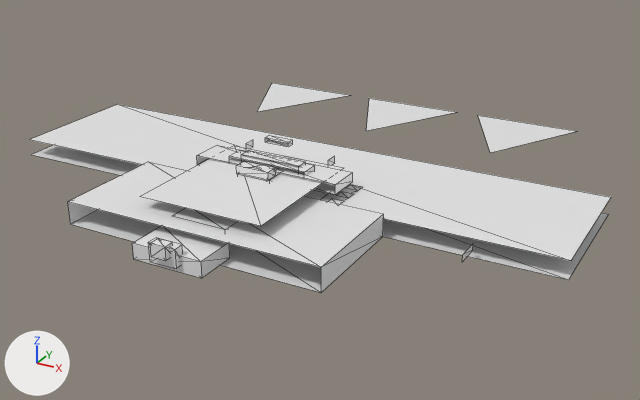
One commit to the OBJ model GameData/Meshes/Designs/terran/terran_bomber_mk2_24.obj: the scene before it, then after it.
Both versions are drawn from a camera (50 mm lens) standing at (4.35, -7.28, 3.56) and looking at (0.25, 0.18, -0.17). Lighting does not change. The marker at lower left points along +X, +Y and +Z. The picture after the commit comes second. Mesh edges are drawn as thin lines. Where no turn or scale is listed for an object, it has been applied to the vertices. Vertices at exactly the same position are counted once.

Before the edit, the objects in view are built like this:
```python
me_terran_bomber_mk2_24 = bpy.data.meshes.new('terran_bomber_mk2_24')
me_terran_bomber_mk2_24.from_pydata(...)  # 345 vertices, 335 faces; spans x -3.03..3.03, y -2.16..3.16, z 0.0..0.59
ob_terran_bomber_mk2_24 = bpy.data.objects.new('terran_bomber_mk2_24', me_terran_bomber_mk2_24)
ob_terran_bomber_mk2_24.location = (0.0, 0.0, 0.0)
```
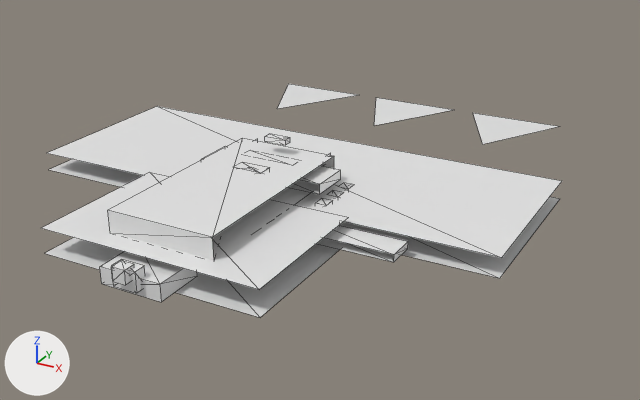
Boxes [x1, y1, x2, y2] around the edits, measured in the pictures (640 x 400 px; the box of a moved part takes in the faces that stretch with it):
'terran_bomber_mk2_24', reshaped (11% narrower, 11% taller): before [29, 83, 611, 292]; after [42, 84, 562, 317]
part 1 of me_terran_bomber_mk2_24, added: after [100, 252, 197, 302]
part 2 of me_terran_bomber_mk2_24, added: after [112, 259, 145, 293]
part 3 of me_terran_bomber_mk2_24, moved or reshaped: before [150, 239, 172, 261]; after [111, 261, 134, 285]
part 4 of me_terran_bomber_mk2_24, moved or reshaped: before [197, 145, 353, 194]; after [201, 146, 341, 194]
part 5 of me_terran_bomber_mk2_24, moved or reshaped (not visible afterwards): before [229, 150, 315, 176]
part 6 of me_terran_bomber_mk2_24, moved or reshaped (not visible afterwards): before [172, 208, 239, 230]
part 7 of me_terran_bomber_mk2_24, moved or reshaped: before [68, 162, 384, 292]; after [317, 225, 408, 262]
part 8 of me_terran_bomber_mk2_24, moved or reshaped (not visible afterwards): before [246, 140, 253, 149]
part 9 of me_terran_bomber_mk2_24, moved or reshaped (not visible afterwards): before [328, 156, 335, 165]
part 10 of me_terran_bomber_mk2_24, moved or reshaped (not visible afterwards): before [241, 150, 306, 167]
part 11 of me_terran_bomber_mk2_24, added: after [233, 162, 270, 174]
part 12 of me_terran_bomber_mk2_24, moved or reshaped: before [346, 185, 363, 192]; after [338, 183, 354, 189]
part 13 of me_terran_bomber_mk2_24, moved or reshaped: before [336, 192, 354, 199]; after [327, 190, 343, 197]
part 14 of me_terran_bomber_mk2_24, rebuilt: before [31, 145, 608, 280]; after [49, 159, 560, 278]
part 15 of me_terran_bomber_mk2_24, rebuilt (11% narrower): before [29, 104, 611, 261]; after [47, 106, 562, 258]
part 16 of me_terran_bomber_mk2_24, rebuilt (14% narrower, 13% shorter): before [257, 83, 350, 112]; after [277, 84, 357, 109]
part 17 of me_terran_bomber_mk2_24, rebuilt (12% narrower, 18% shorter): before [366, 98, 456, 131]; after [374, 98, 453, 125]
part 18 of me_terran_bomber_mk2_24, rebuilt (11% narrower, 18% shorter): before [478, 115, 576, 153]; after [473, 113, 560, 144]
part 19 of me_terran_bomber_mk2_24, deleted (mostly hidden): before [132, 135, 473, 278]
part 20 of me_terran_bomber_mk2_24, built on: before [140, 146, 344, 226]; after [42, 134, 349, 317]

Patch to the scene script:
```diff
--- a/GameData/Meshes/Designs/terran/terran_bomber_mk2_24.obj.py
+++ b/GameData/Meshes/Designs/terran/terran_bomber_mk2_24.obj.py
@@ me_terran_bomber_mk2_24 @@
-me_terran_bomber_mk2_24.from_pydata(...)  # 345 vertices, 335 faces; spans x -3.03..3.03, y -2.16..3.16, z 0.0..0.59
+me_terran_bomber_mk2_24.from_pydata(...)  # 345 vertices, 343 faces; spans x -2.53..2.53, y -2.65..3.23, z 0.0..0.61
+# me_terran_bomber_mk2_24 part 1: a new loose piece, a box spanning x -0.31..0.31, y -2.53..-2.05, z 0.0..0.16
+# me_terran_bomber_mk2_24 part 2: a new loose piece, a box spanning x -0.12..0.12, y -2.59..-2.47, z 0.06..0.25
+# me_terran_bomber_mk2_24 part 3: the loose piece of 8 vertices spanning x -0.08..0.08, y -2.16..-2.06, z 0.14..0.26 is moved by (0.0, -0.48, 0.01)
+# me_terran_bomber_mk2_24 part 4: the loose piece of 8 vertices spanning x -0.79..0.79, y -0.51..-0.15, z 0.26..0.36 is scaled about the mesh origin by (0.85, 1.17, 1.04)
+# me_terran_bomber_mk2_24 part 5: the loose piece of 8 vertices spanning x -0.43..0.43, y -0.46..-0.26, z 0.33..0.4 is scaled about the mesh origin by (0.85, 1.17, 1.04)
+# me_terran_bomber_mk2_24 part 6: the loose piece of 8 vertices spanning x -0.29..0.29, y -1.6..-1.34, z 0.15..0.24 is scaled about the mesh origin by (0.85, 1.17, 1.04)
+# me_terran_bomber_mk2_24 part 7: the loose piece of 8 vertices spanning x -1.34..1.34, y -1.79..-0.62, z 0.0..0.23 is scaled about its middle by (0.403, 0.249, 0.315), then moved by (1.15, 0.19, -0.01)
+# me_terran_bomber_mk2_24 part 8: the loose piece of 4 vertices spanning x -0.48, y -0.08..0.06, z 0.32..0.41 is moved by (0.05, 0.0, 0.02)
+# me_terran_bomber_mk2_24 part 9: the loose piece of 4 vertices spanning x 0.48, y -0.08..0.06, z 0.32..0.41 is moved by (-0.05, 0.0, 0.02)
+# me_terran_bomber_mk2_24 part 10: the loose piece of 8 vertices spanning x -0.33..0.33, y -0.4..-0.26, z 0.34..0.42 is scaled about the mesh origin by (0.894, 1.12, 1.04)
+# me_terran_bomber_mk2_24 part 11: a new loose piece, a box spanning x -0.157..0.157, y -0.799..-0.642, z 0.371..0.456
+# me_terran_bomber_mk2_24 part 12: the loose piece of 8 vertices spanning x 0.72..0.86, y -0.17..-0.06, z 0.12..0.19 is moved by (-0.08, -0.01, 0.01)
+# me_terran_bomber_mk2_24 part 13: the loose piece of 8 vertices spanning x 0.72..0.86, y -0.37..-0.26, z 0.12..0.19 is moved by (-0.08, -0.04, 0.01)
+# me_terran_bomber_mk2_24 part 14: the loose piece of 4 vertices spanning x -3.03..3.03, y -0.62..0.87, z 0.0 is rebuilt with 4 vertices and now spans x -2.53..2.53, y -0.87..1.03, z 0.0
+# me_terran_bomber_mk2_24 part 15: the loose piece of 4 vertices spanning x -3.03..3.03, y -0.62..0.87, z 0.18 is rebuilt with 4 vertices and now spans x -2.53..2.53, y -0.87..1.03, z 0.19
+# me_terran_bomber_mk2_24 part 16: the loose piece of 3 vertices spanning x -2.17..-0.9, y 1.77..3.16, z 0.0..0.06 is rebuilt with 3 vertices and now spans x -1.94..-0.81, y 1.99..3.23, z 0.0..0.06
+# me_terran_bomber_mk2_24 part 17: the loose piece of 3 vertices spanning x -0.63..0.63, y 1.77..3.16, z 0.0..0.06 is rebuilt with 3 vertices and now spans x -0.57..0.57, y 1.99..3.23, z 0.0..0.06
+# me_terran_bomber_mk2_24 part 18: the loose piece of 3 vertices spanning x 0.9..2.17, y 1.77..3.16, z 0.0..0.06 is rebuilt with 3 vertices and now spans x 0.81..1.94, y 1.99..3.23, z 0.0..0.06
+# me_terran_bomber_mk2_24 part 19: 31 loose pieces with 148 vertices, spanning x -1.15..2.19, y -2.11..0.85, z 0.0..0.59, are deleted
+# me_terran_bomber_mk2_24 part 20: 26 vertices removed from x -0.65..0.65, y -1.58..-0.05, z 0.15..0.44; 78 vertices added at x -1.12..1.12, y -2.35..-0.06, z 0.0..0.61
+# other edits to the shape of me_terran_bomber_mk2_24 do not show in these pictures
```
